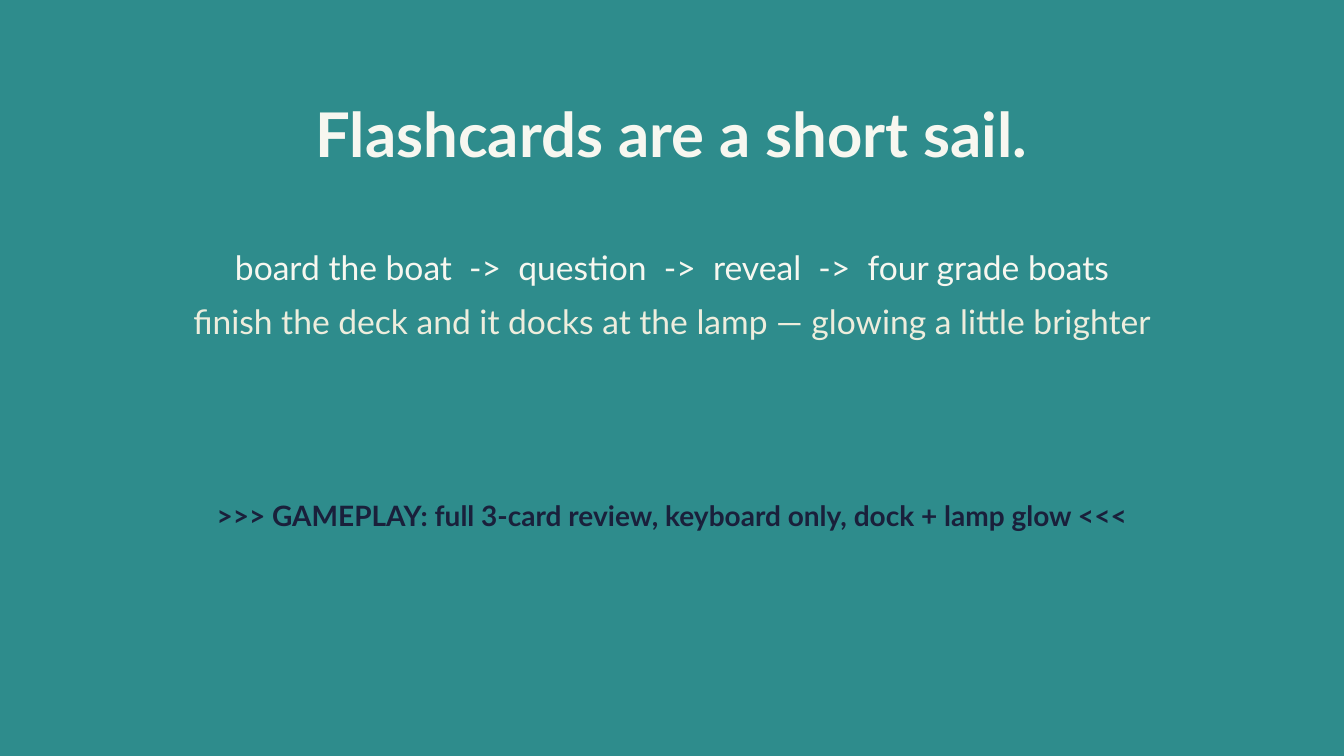
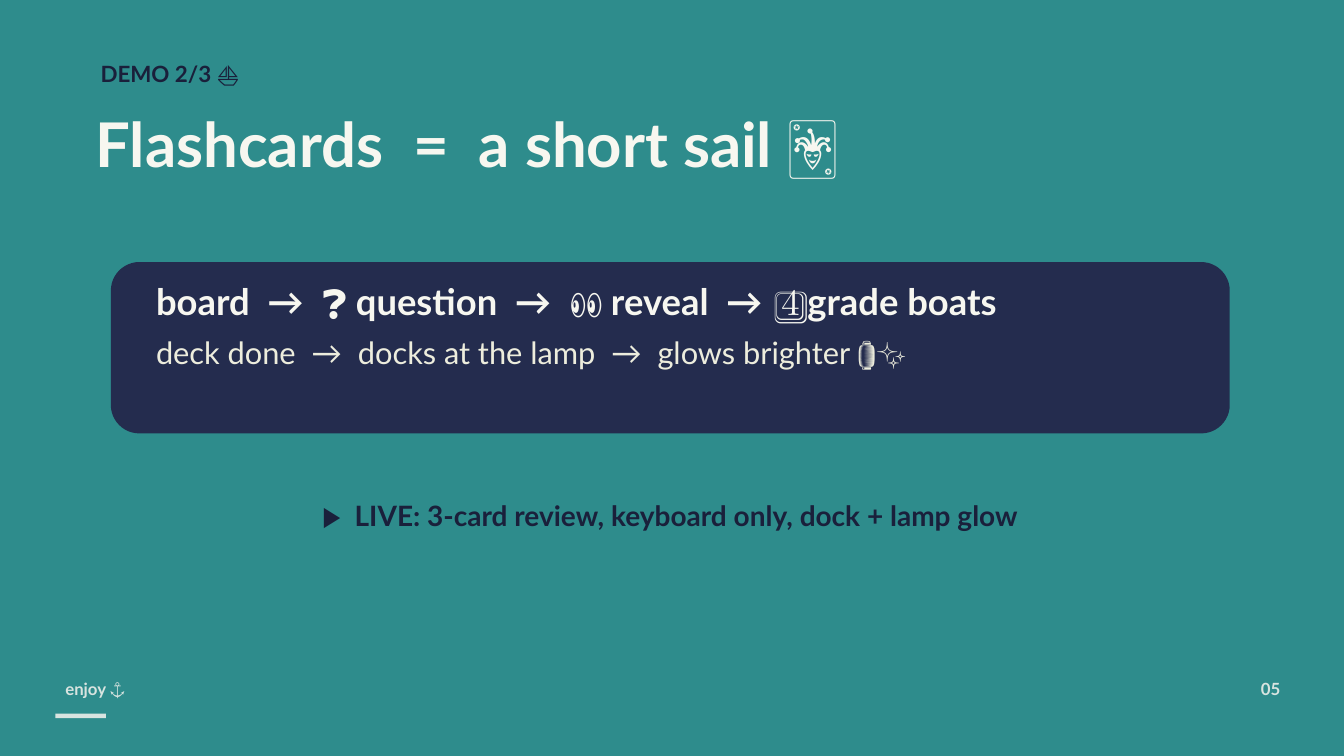
Before and after one commit to Tyrant336/Enjoy, a slide deck: slide 5 of docs/presentation/enjoy-pitch.pptx. Drawn at 1344x756 pixels with LibreOffice and Linux fonts; fonts in the diff are those of the drawing. Boxes give left, top, right and bottom in pixels: in the first picture for what was removed or moved away, otherwise in the second. Text is boxed around its words. In the diff, an @@ line names an element or a change of style, - is before the commit and + after.

Commit message:
docs: pitch deck v2 — owner content, emoji chips, short fragments

```diff
--- a/docs/presentation/enjoy-pitch.pptx
+++ b/docs/presentation/enjoy-pitch.pptx
@@ text added at (x1=101, y1=65, x2=211, y2=83), 16 pt, text #1A203B, bold @@
+DEMO 2/3 ⛵
@@ text at (x1=96, y1=121, x2=772, y2=168): text changed @@
-Flashcards are a short sail.
+Flashcards = a short sail 🃏
@@ rounded rectangle added at (x1=111, y1=262, x2=1230, y2=434), fill #242C4E @@
@@ text at (x1=156, y1=288, x2=996, y2=370): text changed; size 24 to 22 pt @@
-board the boat -> question -> reveal -> four grade boats
-finish the deck and it docks at the lamp — glowing a little brighter
+board → ❓ question → 👀 reveal → 4️⃣ grade boats
+deck done → docks at the lamp → glows brighter 🏮✨
@@ text at (x1=355, y1=505, x2=1017, y2=531): text changed @@
->>> GAMEPLAY: full 3-card review, keyboard only, dock + lamp glow <<<
+▶ LIVE: 3-card review, keyboard only, dock + lamp glow
@@ text added at (x1=65, y1=682, x2=106, y2=698), 12 pt, text #D8E4E0, bold @@
+enjoy ⚓
@@ text added at (x1=1261, y1=683, x2=1280, y2=695), 12 pt, text #D8E4E0, bold @@
+05
@@ rectangle added at (x1=55, y1=714, x2=106, y2=718), fill #D8E4E0 @@
```
Also in this commit, not shown: 7 other slides changed, 2 other files.
